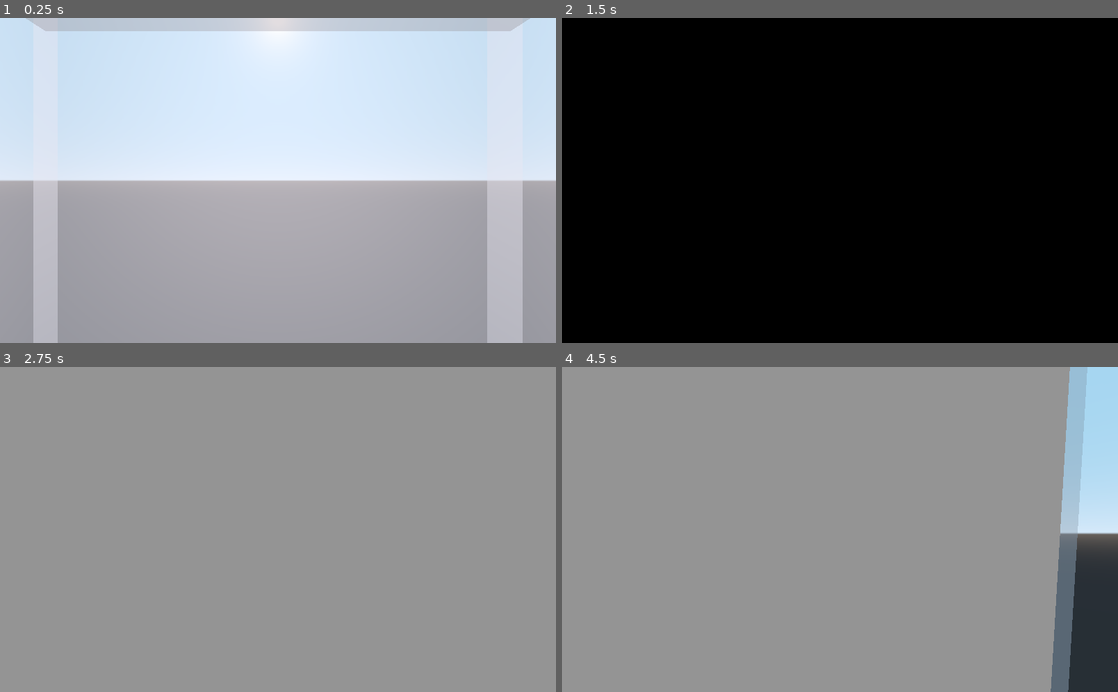
Above: before the commit, frames 1-4 (two rows, left to right).
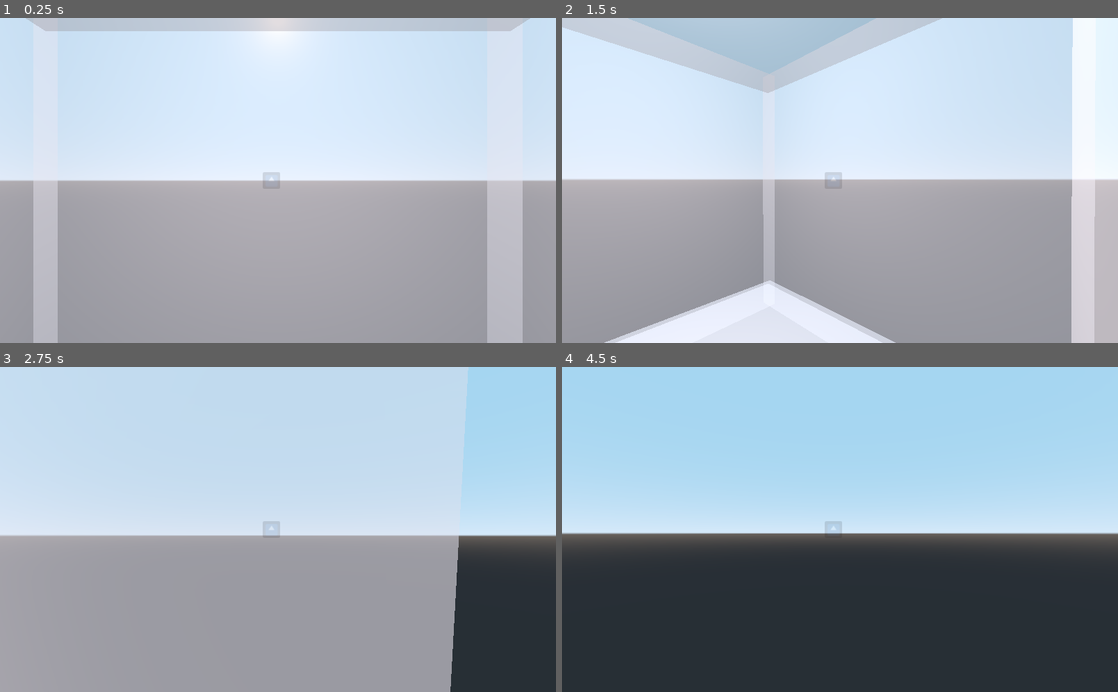
Above: after the commit, the same moments.

Repository: gramozilho/Portal
Game: Godot game, scene res://Main2.tscn
Two runs of this game, one before a commit and one after it. Both use one fixed random seed, a clock stepped at 60 frames per second and the inputs below. The engine's default icon, where the game draws it, is replaced by a stand-in: a white triangle on a blue panel in a dark square.
Inputs (mouse positions are in pixels of both pictures, inside the frame that each line leads up to):
- Up to frame 1 (0.25 s): no input
- Up to frame 2 (1.5 s): move the mouse to (867, 180) at 0.52 s; hold Up (ui_up) from 0.53 s (still down); click (867, 180) at 0.6 s; move the mouse to (812, 180) at 1.27 s; right-click (812, 180) at 1.35 s
- Up to frame 3 (2.75 s): keep holding Up (ui_up); move the mouse to (289, 523) at 2.02 s; click (289, 523) at 2.1 s
- Up to frame 4 (4.5 s): keep holding Up (ui_up); move the mouse to (834, 536) at 2.77 s; right-click (834, 536) at 2.85 s; move the mouse to (878, 532) at 3.52 s; click (878, 532) at 3.6 s; move the mouse to (795, 526) at 4.27 s; right-click (795, 526) at 4.35 s

The runs differ from the first frame. In frame 1, less than 0.1% of the frame differs, in the area x 47-51%, y 47-51%; in frame 2, 100%, in the area x 0-100%, y 0-100%; in frame 3, 61%; in frame 4, 93%.

Commit message:
portal fix

Diff:
--- a/Main2.gd
+++ b/Main2.gd
@@ -74,3 +74,22 @@
 	#mirror_cam_B.update_cull_mask(3)
 	#mirror_A.global_transform = mirror_B.global_transform
 	#mirror_B.global_transform = mirror_A.global_transform
+
+func teleport(body, original_portal):
+	var target_portal
+	if original_portal == $MirrorA:
+		target_portal = $MirrorB
+	else:
+		target_portal = $MirrorA
+	print('Teleport ' + body.name)
+
+	var target_pos = target_portal.global_transform.origin
+	print('4 ', target_portal.rotation)
+	var target_orient = target_portal.rotation.normalized()
+	$Player.global_transform.origin = target_pos + Vector3(0, 0, 0.5)#+ target_orient * 2
+
+	# Rotate
+	var dir_rot = $Player/CameraAnchor.rotation.y + 120 # keep original rot
+	dir_rot += -(1-original_portal.rotation.normalized().dot(target_portal.rotation.normalized()))*90 # account for different portal angles
+	print('a: ', original_portal.rotation.normalized().dot(target_portal.rotation.normalized()))
+	$Player/CameraAnchor.rotate_y(deg2rad(dir_rot))
--- a/Main2.tscn
+++ b/Main2.tscn
@@ -1,11 +1,13 @@
-[gd_scene load_steps=17 format=2]
+[gd_scene load_steps=13 format=2]
 
 [ext_resource path="res://Player_v2.tscn" type="PackedScene" id=1]
 [ext_resource path="res://World1.tscn" type="PackedScene" id=2]
 [ext_resource path="res://Main2.gd" type="Script" id=3]
 [ext_resource path="res://icon.png" type="Texture" id=4]
 [ext_resource path="res://Mirror2.tscn" type="PackedScene" id=5]
+[ext_resource path="res://MirrorA.tres" type="Material" id=6]
 [ext_resource path="res://Camera.gd" type="Script" id=7]
+[ext_resource path="res://MirrorB.tres" type="Material" id=8]
 
 [sub_resource type="CubeMesh" id=10]
 size = Vector3( 0.1, 0.1, 0.1 )
@@ -16,42 +18,6 @@
 albedo_texture = ExtResource( 4 )
 
 [sub_resource type="CylinderMesh" id=3]
-
-[sub_resource type="Shader" id=4]
-resource_local_to_scene = true
-code = "shader_type spatial;
-render_mode unshaded;
-
-uniform sampler2D refl_tx;
-void fragment() {
-	ALBEDO = texture(refl_tx, vec2(1.0 - SCREEN_UV.x, SCREEN_UV.y)).rgb;
-}"
-
-[sub_resource type="ViewportTexture" id=5]
-viewport_path = NodePath("MirrorA/Viewport")
-
-[sub_resource type="ShaderMaterial" id=6]
-resource_local_to_scene = true
-shader = SubResource( 4 )
-shader_param/refl_tx = SubResource( 5 )
-
-[sub_resource type="Shader" id=7]
-resource_local_to_scene = true
-code = "shader_type spatial;
-render_mode unshaded;
-
-uniform sampler2D refl_tx;
-void fragment() {
-	ALBEDO = texture(refl_tx, vec2(1.0 - SCREEN_UV.x, SCREEN_UV.y)).rgb;
-}"
-
-[sub_resource type="ViewportTexture" id=8]
-viewport_path = NodePath("MirrorB/Viewport")
-
-[sub_resource type="ShaderMaterial" id=9]
-resource_local_to_scene = true
-shader = SubResource( 7 )
-shader_param/refl_tx = SubResource( 8 )
 
 [node name="Main2" type="Spatial" groups=[
 "mirrors",
@@ -76,6 +42,7 @@
 
 [node name="Mirrora" type="MeshInstance" parent="."]
 transform = Transform( 1, 0, 0, 0, 1, 0, 0, 0, 1, 0, 1.45354, 0 )
+visible = false
 mesh = SubResource( 1 )
 material/0 = SubResource( 2 )
 
@@ -84,22 +51,38 @@
 mesh = SubResource( 3 )
 material/0 = null
 
-[node name="PortalMaster" type="Spatial" parent="."]
-
 [node name="MirrorA" parent="." instance=ExtResource( 5 )]
-material/0 = SubResource( 6 )
-script = null
+material/0 = ExtResource( 6 )
+viewport_mirror = NodePath("../MirrorB/Viewport")
 
 [node name="Camera" parent="MirrorA/Viewport" index="0"]
-cull_mask = 2
+cull_mask = 1048572
+
+[node name="MeshInstance" parent="MirrorA/Viewport/Camera" index="1"]
+visible = false
 
 [node name="MirrorB" parent="." instance=ExtResource( 5 )]
-material/0 = SubResource( 9 )
-script = null
+material/0 = ExtResource( 8 )
+viewport_mirror = NodePath("../MirrorA/Viewport")
 
 [node name="Camera" parent="MirrorB/Viewport" index="0"]
-cull_mask = 4
+cull_mask = 1048572
+
+[node name="Control" type="Control" parent="."]
+margin_right = 40.0
+margin_bottom = 40.0
+__meta__ = {
+"_edit_use_anchors_": false
+}
+
+[node name="Sprite" type="Sprite" parent="Control"]
+modulate = Color( 1, 1, 1, 0.12549 )
+position = Vector2( 500, 300 )
+scale = Vector2( 0.5, 0.5 )
+texture = ExtResource( 4 )
 [connection signal="new_portal" from="Player" to="." method="_on_KinematicBody_new_portal"]
+[connection signal="teleport" from="MirrorA" to="." method="teleport"]
+[connection signal="teleport" from="MirrorB" to="." method="teleport"]
 
 [editable path="Player"]
 
--- a/Mirror2.gd
+++ b/Mirror2.gd
@@ -1,6 +1,13 @@
 extends MeshInstance
 
+signal teleport
 export (NodePath) var viewport_mirror
 
 func _ready():
-	self.get_surface_material(0).set_shader_param("refl_tx", viewport_mirror)
+	pass #self.get_surface_material(0).set_shader_param("refl_tx", viewport_mirror)
+
+
+func _on_Area_body_entered(body):
+	if body.is_in_group('teleport'):
+		print(self.name)
+		emit_signal('teleport', body, self)
--- a/Mirror2.tscn
+++ b/Mirror2.tscn
@@ -6,38 +6,24 @@
 
 [sub_resource type="PlaneMesh" id=1]
 
-[sub_resource type="Shader" id=4]
-resource_local_to_scene = true
-code = "shader_type spatial;
-render_mode unshaded;
+[sub_resource type="CylinderMesh" id=5]
 
-uniform sampler2D refl_tx;
-void fragment() {
-	ALBEDO = texture(refl_tx, vec2(1.0 - SCREEN_UV.x, SCREEN_UV.y)).rgb;
-}"
+[sub_resource type="PrismMesh" id=6]
 
-[sub_resource type="ViewportTexture" id=6]
-viewport_path = NodePath("Viewport")
-
-[sub_resource type="ShaderMaterial" id=5]
-resource_local_to_scene = true
-shader = SubResource( 4 )
-shader_param/refl_tx = SubResource( 6 )
-
-[sub_resource type="CylinderMesh" id=3]
-
-[sub_resource type="PrismMesh" id=7]
+[sub_resource type="BoxShape" id=7]
+extents = Vector3( 1, 0.00882236, 1 )
 
 [node name="Mirror2" type="MeshInstance"]
-layers = 7
+layers = 6
 mesh = SubResource( 1 )
-material/0 = SubResource( 5 )
+material/0 = null
 script = ExtResource( 2 )
+viewport_mirror = NodePath("Viewport")
 
 [node name="MeshInstance" type="MeshInstance" parent="."]
 transform = Transform( 0.2, 0, 0, 0, 0.2, 0, 0, 0, 0.2, 0, 0, 0 )
 visible = false
-mesh = SubResource( 3 )
+mesh = SubResource( 5 )
 material/0 = null
 
 [node name="Sprite3D" type="Sprite3D" parent="."]
@@ -54,6 +40,7 @@
 
 [node name="Camera" type="Camera" parent="Viewport"]
 transform = Transform( -1, -3.25841e-07, 5.30863e-14, 0, -1.62921e-07, -1, 3.25841e-07, -1, 1.62921e-07, 0, 0.437379, 0 )
+cull_mask = 1048574
 script = ExtResource( 3 )
 
 [node name="RayCast" type="RayCast" parent="Viewport/Camera"]
@@ -61,6 +48,12 @@
 cast_to = Vector3( 0, 0, -100 )
 
 [node name="MeshInstance" type="MeshInstance" parent="Viewport/Camera"]
-transform = Transform( 0.4, 0, 0, 0, -3.25841e-08, -0.4, 0, 0.2, -6.51683e-08, 0, -4.95432e-08, -0.304094 )
-mesh = SubResource( 7 )
+transform = Transform( 0.2, 0, 0, 0, -8.74228e-09, -0.2, 0, 0.2, -8.74228e-09, 0, -4.95432e-08, -0.304094 )
+mesh = SubResource( 6 )
 material/0 = null
+
+[node name="Area" type="Area" parent="."]
+
+[node name="CollisionShape" type="CollisionShape" parent="Area"]
+shape = SubResource( 7 )
+[connection signal="body_entered" from="Area" to="." method="_on_Area_body_entered"]
--- a/MirrorA.tres
+++ b/MirrorA.tres
@@ -11,7 +11,7 @@
 }"
 
 [sub_resource type="ViewportTexture" id=2]
-viewport_path = NodePath("MirrorB/Viewport")
+viewport_path = NodePath("MirrorA/Viewport")
 
 [resource]
 resource_local_to_scene = true
--- a/MirrorBTexture.tres
+++ b/MirrorBTexture.tres
@@ -1,4 +1,4 @@
 [gd_resource type="ViewportTexture" format=2]
 
 [resource]
-viewport_path = NodePath("PortalHolder/Mirror2/Viewport")
+viewport_path = NodePath("MirrorB/Viewport")
--- a/Player_v2.tscn
+++ b/Player_v2.tscn
@@ -11,15 +11,17 @@
 radius = 0.06
 mid_height = 0.84
 
-[sub_resource type="SpatialMaterial" id=5]
+[sub_resource type="SpatialMaterial" id=3]
 albedo_color = Color( 0.172549, 0.415686, 0.647059, 1 )
 
-[sub_resource type="SphereMesh" id=3]
+[sub_resource type="SphereMesh" id=4]
 
-[sub_resource type="SpatialMaterial" id=4]
+[sub_resource type="SpatialMaterial" id=5]
 albedo_texture = ExtResource( 2 )
 
-[node name="Player" type="KinematicBody"]
+[node name="Player" type="KinematicBody" groups=[
+"teleport",
+]]
 transform = Transform( 1, 0, 0, 0, 1.5, 0, 0, 0, 1, 0, 0.491436, 0 )
 script = ExtResource( 1 )
 
Not shown: 8 places in Main.tscn that only renumber resources
Not shown: 1 places in Mirror2.tscn that only renumber resources
Not shown: 2 places in Player_v2.tscn that only renumber resources
